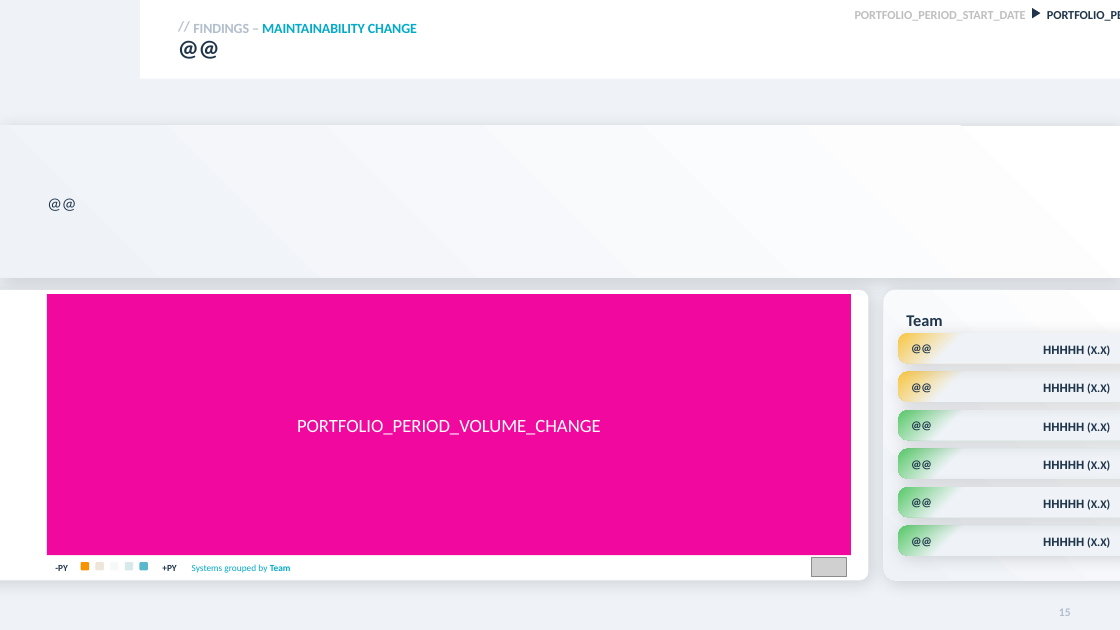
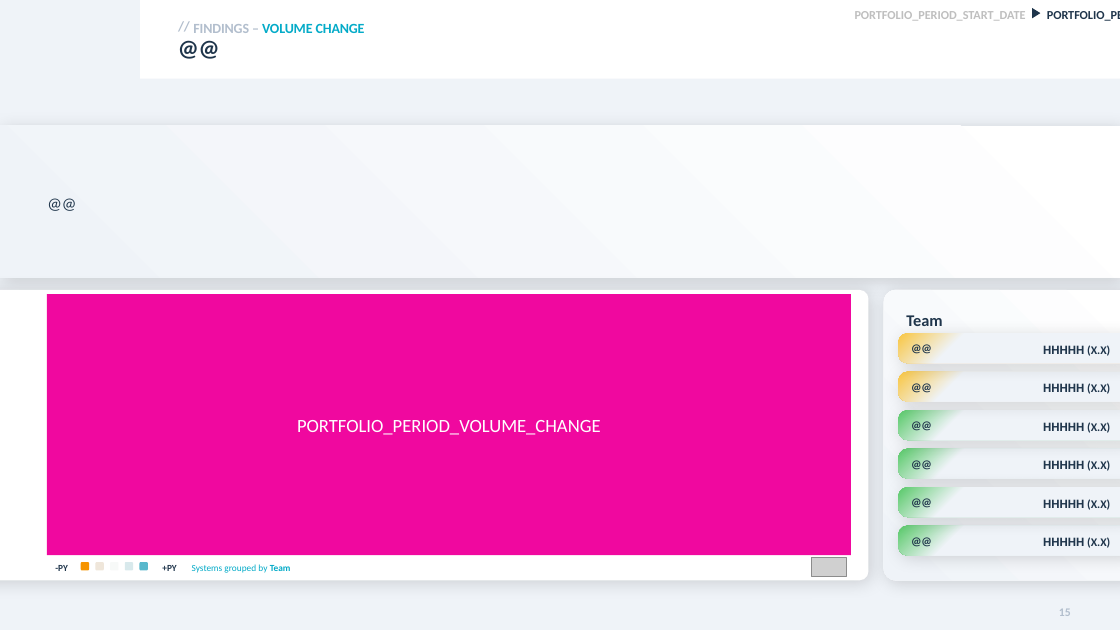
Before and after one commit to Software-Improvement-Group/sigrid-report-generator, a slide deck: slide 15 of src/report_generator/presets/templates/portfolio-overview.pptx. Drawn at 1120x630 pixels with LibreOffice and Linux fonts; fonts in the diff are those of the drawing; grey boxes stand for pictures; background and template pictures are left out. Boxes give left, top, right and bottom in pixels: in the first picture for what was removed or moved away, otherwise in the second. Text is boxed around its words. In the diff, an @@ line names an element or a change of style, - is before the commit and + after.

```diff
--- a/src/report_generator/presets/templates/portfolio-overview.pptx
+++ b/src/report_generator/presets/templates/portfolio-overview.pptx
@@ text at [193,23,365,33]: text changed @@
-FINDINGS – MAINTAINABILITY CHANGE
+FINDINGS – VOLUME CHANGE
```
Also in this commit, not shown: 2 other slides changed, 3 other files.
